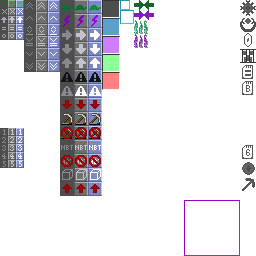
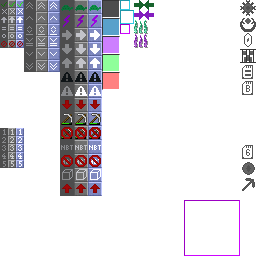
The second (256, 256) image is a revision of the first. Changes to its layers:
painted on "Icons" over [1, 41, 23, 47]
painted on "Background" over [0, 24, 130, 48]
